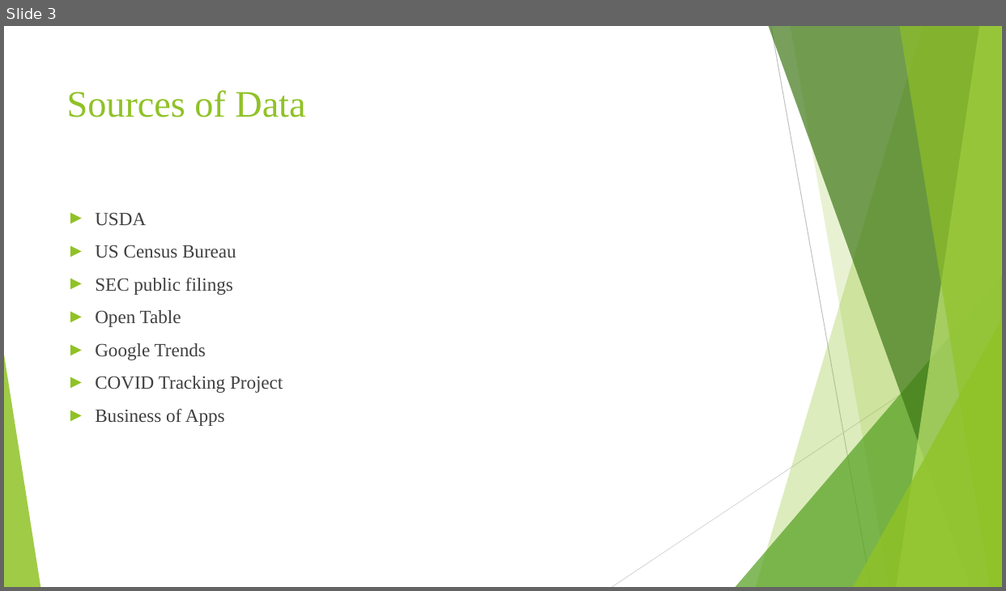
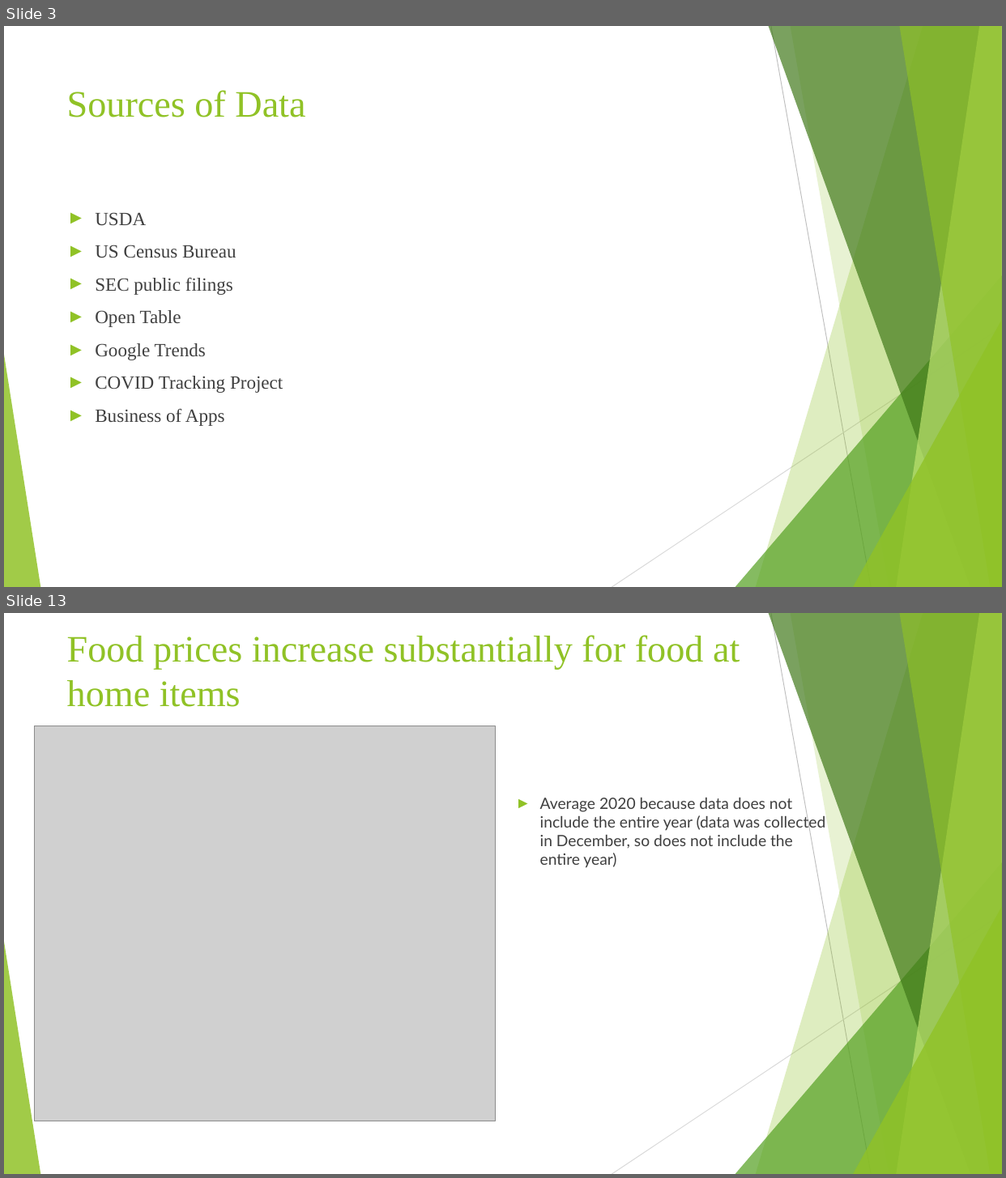
Before and after one commit to emmobley63/Project_1, a slide deck: Group 2 PowerPoint Presentation.pptx. Shown one above the other, each under a label of ours: slide 3 before the commit, slides 3 and 13 after it; the slides between them are not shown. The pictures are 1006x591 and 1006x1178 pixels, drawn with LibreOffice and Linux fonts; fonts in the diff are those of the drawing; grey boxes stand for pictures. Boxes give left, top, right and bottom in pixels: in the first picture for what was removed or moved away, otherwise in the second. Text is boxed around its words. In the diff, an @@ line names an element or a change of style, - is before the commit and + after.

```diff
--- a/Group 2 PowerPoint Presentation.pptx
+++ b/Group 2 PowerPoint Presentation.pptx
@@ slide 13 added at [4, 613, 1002, 1174], background #FFFFFF; not listed: 10 template elements that a slide beside it also shows @@
@@ title added at [67, 635, 739, 707], 36 pt, text #90C226 @@
+Food prices increase substantially for food at home items
@@ picture added at [34, 726, 495, 1122] @@
@@ text added at [540, 798, 825, 868], 15 pt, text #3F3F3F @@
+► Average 2020 because data does not include the entire year (data was collected in December, so does not include the entire year)
```
Also in this commit, not shown: 7 other slides changed, 10 other slides added.
